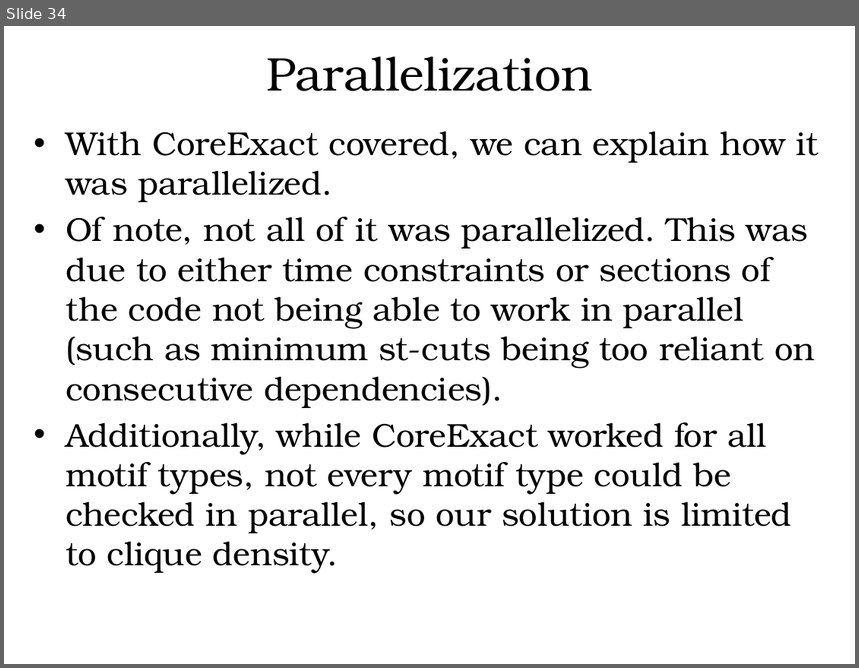
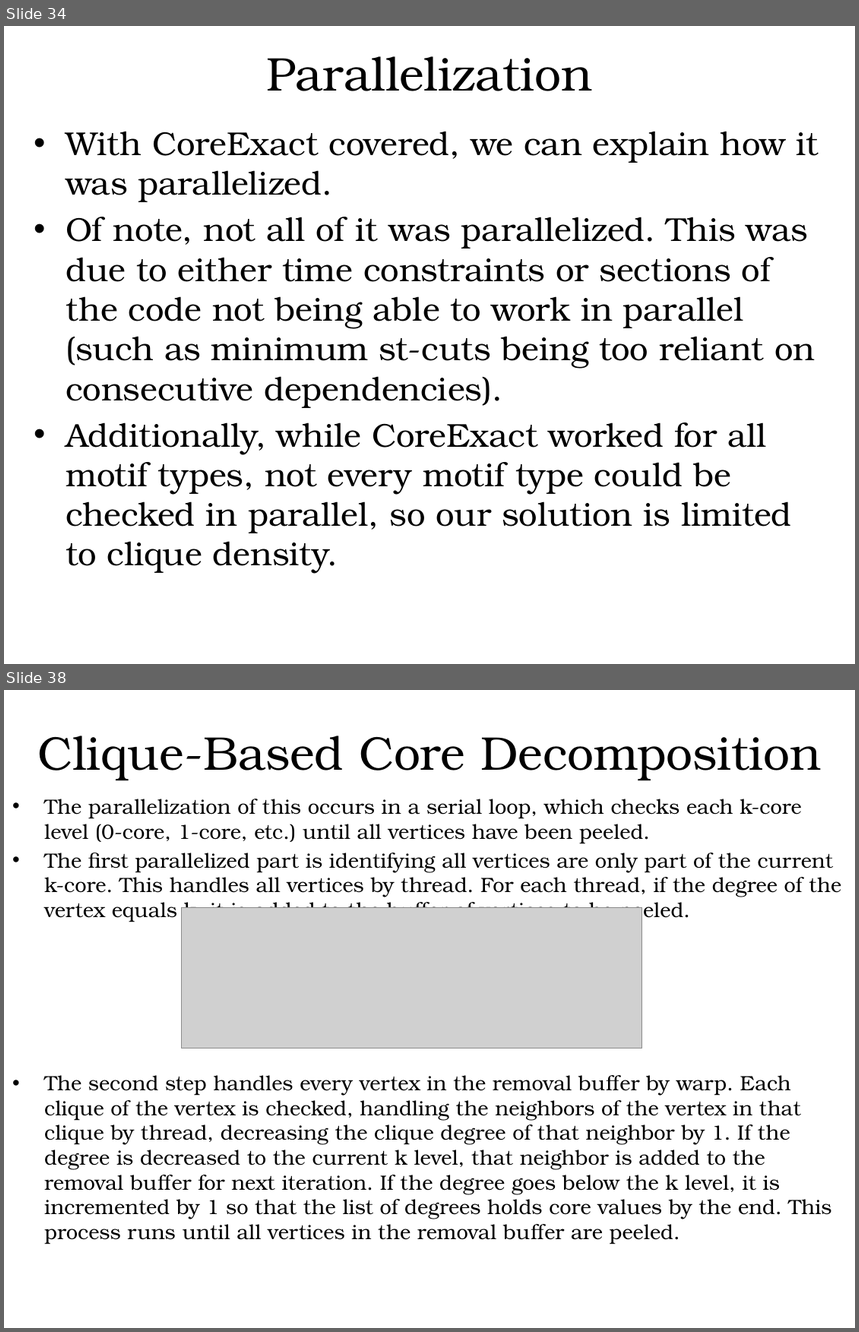
Before and after one commit to hgareau/DensestSubgraphDiscovery, a slide deck: Thesis Defense Presentation.pptx. Shown one above the other, each under a label of ours: slide 34 before the commit, slides 34 and 38 after it; the slides between them are not shown. The pictures are 859x668 and 859x1332 pixels, drawn with LibreOffice and Linux fonts; fonts in the diff are those of the drawing; grey boxes stand for pictures; background and template pictures are left out. Boxes give left, top, right and bottom in pixels: in the first picture for what was removed or moved away, otherwise in the second. Text is boxed around its words. In the diff, an @@ line names an element or a change of style, - is before the commit and + after.

Commit message:
Finished first draft of Thesis presentation.

```diff
--- a/Thesis Defense Presentation.pptx
+++ b/Thesis Defense Presentation.pptx
@@ slide 38 added at box(4, 690, 855, 1328), background #FFFFFF @@
@@ text added at box(37, 736, 821, 781), 40 pt, text #000000 @@
+Clique-Based Core Decomposition
@@ text added at box(44, 799, 842, 1244), 17.5 pt, text #000000 @@
+• The parallelization of this occurs in a serial loop, which checks each k-core level (0-core, 1-core, etc.) until all vertices have been peeled.
+• The first parallelized part is identifying all vertices are only part of the current k-core. This handles all vertices by thread. For each thread, if the degree of the vertex equals k, it is added to the buffer of vertices to be peeled.
+• The second step handles every vertex in the removal buffer by warp. Each clique of the vertex is checked, handling the neighbors of the vertex in that clique by thread, decreasing the clique degree of that neighbor by 1. If the degree is decreased to the current k level, that neighbor is added to the removal buffer for next iteration. If the degree goes below the k level, it is incremented by 1 so that the list of degrees holds core values by the end. This process runs until all vertices in the removal buffer are peeled.
@@ picture added at box(181, 908, 642, 1049) @@
```
Also in this commit, not shown: 12 other slides added, 4 slides removed, 1 other file.
